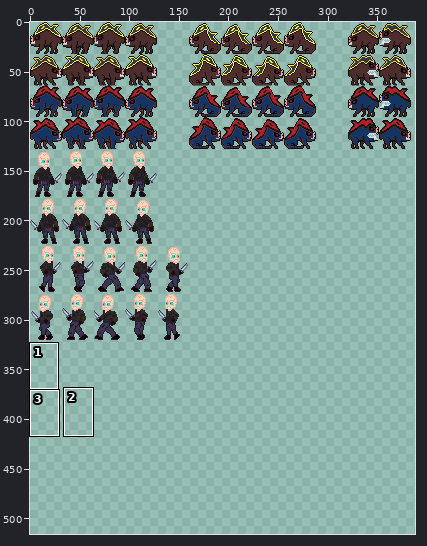
File history of a sprite sheet, src/res/spritesheets/enemy/spritesheetEnemy.png. The first picture is a wide view before the edit; the outline marks the close-up.
Close-up. Earlier state:
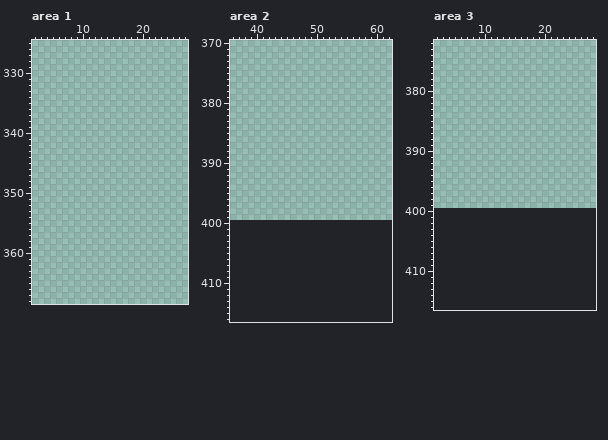
The file is 400x400 pixels. Pixels under 10% opacity are left out. Colours within 5 levels of each other are drawn and written as one. Shown: area 1: x 2..27, y 325..368; area 2: x 36..62, y 370..416; area 3: x 2..28, y 372..416. The old version is drawn lined up with the new one, on the new canvas. The wide view leaves out empty margins. The commit also changed other parts of the picture, which this record leaves out.
New version:
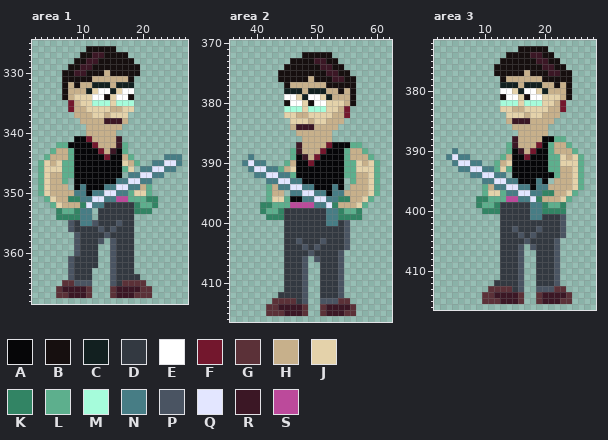
Palette (. is transparent): A #060608  B #160f0f  C #122020  D #333941  E #ffffff  F #73172d  G #5b3138  H #c7b08b  J #e4d2aa  K #328464  L #5daf8d  M #a6fcdb  N #477d85  P #4a5462  Q #e3e6ff  R #3b1725  S #bc4a9b
The edit:
canvas 400x400 -> 500x600
Area 1:
y 326: x 11..15 ..... -> BBBBB
y 327: x 10..17 ........ -> BBRRBBBB
y 328: x 9..18 .......... -> BBRRBBBBBB
y 329: x 8..19 ............ -> BBRRBBBBBBBB
y 330: x 7..19 ............. -> BBRRBBBHBBBBB
y 331: x 7..18 ............ -> BBBBBHHHHHHB
y 332: x 7..18 ............ -> BHBHHCCCHCCC
y 333: x 7..18 ............ -> BHHHCJEECJEE
y 334: x 7..18 ............ -> BHJJJEEBJEEB
y 335: x 8..18 ........... -> FHJJMMMJMMM
y 336: x 8..18 ........... -> FHHJJJJHHJJ
y 337: x 9..17 ......... -> HHHJJHJJJ
y 338: x 10..17 ........ -> HHHHRRRH
y 339: x 11..16 ...... -> HHHHHH
y 340: x 11..15 ..... -> HHHHH
y 341: x 9..16 ........ -> AAFHHHHR
y 342: x 6..17 ............ -> LLAAAAFHHHRL
y 343: x 5..17 ............. -> LHHLAAAAFHRAL
y 344: x 4..18 ............... -> LHHHLAAAAAFAAHL; x 24..26 ... -> NNN
y 345: x 3..19 ................. -> LJHJLLAAAAAAAAJHL; x 22..26 ..... -> NNQQN
y 346: x 3..18 ................ -> LJJJLLAAAAAAAALJ; x 20..25 ...... -> NNQQNN
y 347: x 3..16 .............. -> LJHHLLAAAAAAAA; x 18..23 ...... -> NNQQNN
y 348: x 3..7 ..... -> LJHHL; x 9..21 ............. -> AAAAAAANNQQNN
y 349: x 3..7 ..... -> LJHHH; x 9..21 ............. -> ANAAANNQQNNHL
y 350: x 3..21 ................... -> LJHHHHNNANNQQNNLJJL
y 351: x 4..22 ................... -> LJHHKKNNQQNNSSLLLKK
y 352: x 5..22 .................. -> LJHHHKQNNDDDDDKLLK
y 353: x 6..11 ...... -> KLLKNN; x 13..21 ......... -> DDDDDDKKK
y 354: x 6..11 ...... -> KKKKNN; x 13..18 ...... -> DDDDDD
y 355: x 8..18 ........... -> PDNNPDDDPDD
y 356: x 8..18 ........... -> PDDDDPDPDDD
y 357: x 9..18 .......... -> PDDDDPDDDD
y 358: x 9..13 ..... -> PDDDP; x 15..18 .... -> PDDD
y 359..360: x 9..12 .... -> PDDD; x 15..18 .... -> PDDD
y 361..362: x 8..12 ..... -> PDDDD; x 15..18 .... -> PDDD
y 363: x 8..11 .... -> PDDD; x 15..18 .... -> PDDD
y 364: x 8..11 .... -> PDDD; x 15..19 ..... -> PDDDD
y 365: x 7..11 ..... -> GGPPP; x 15..20 ...... -> PDGGGG
y 366: x 6..11 ...... -> GRRRRG; x 15..21 ....... -> GRRRRGG
y 367: x 6..11 ...... -> GGRRRG; x 15..21 ....... -> GRRRGGG
Area 2:
y 372: x 48..52 ..... -> BBBBB
y 373: x 46..53 ........ -> BBBBRRBB
y 374: x 45..54 .......... -> BBBBBBRRBB
y 375: x 44..55 ............ -> BBBBBBBBRRBB
y 376: x 44..56 ............. -> BBBBBHBBBRRBB
y 377: x 45..56 ............ -> BHHHHHHBBBBB
y 378: x 45..56 ............ -> CCCHCCCHHBHB
y 379: x 45..56 ............ -> EEJCEEJCHHHB
y 380: x 45..56 ............ -> BEEJBEEJJJHB
y 381: x 45..55 ........... -> MMMJMMMJJHF
y 382: x 45..55 ........... -> JJHHJJJJHHF
y 383: x 46..54 ......... -> JJJHJJHHH
y 384: x 46..53 ........ -> HRRRHHHH
y 385: x 47..52 ...... -> HHHHHH
y 386: x 48..52 ..... -> HHHHH
y 387: x 47..57 ........... -> RHHHHFAAALL
y 388: x 46..58 ............. -> LRHHHFAAALHHL
y 389: x 39 . -> N; x 46..59 .............. -> LARHFAAAALHHHL
y 390: x 38..41 .... -> NQNN; x 45..60 ................ -> LHAAFAAAAALLJHJL
y 391: x 39..60 ...................... -> NQQNNLHJAAAAAAAALLJJJL
y 392: x 40..60 ..................... -> NNQQNNLAAAAAAAALLHHJL
y 393: x 42..54 ............. -> NNQQNNAAAAAAA; x 56..60 ..... -> LHHJL
y 394: x 42..54 ............. -> LHNNQQNNAAANA; x 56..60 ..... -> HHHJL
y 395: x 42..44 ... -> LHH; x 46..60 ............... -> NNQQNNANNHHHHJL
y 396: x 42..59 .................. -> LJJLAANNQQNNKKHHJL
y 397: x 41..58 .................. -> KKLLLSSSSNNQKHHHJL
y 398: x 41..57 ................. -> KLLKDDDDDDDNNKLLK
y 399: x 42..57 ................ -> KKKDDDDDDDNNKKKK
y 400: x 45..55 ........... -> DDDDDDDNNDP
y 401..402: x 45..55 ........... -> DDDDDDDDDDP
y 403: x 45..55 ........... -> DDPDDDPDDDP
y 404: x 45..55 ........... -> DDDPDPDDDDP
y 405: x 45..54 .......... -> DDDDPDDDDP
y 406: x 45..48 .... -> DDDP; x 50..54 ..... -> PDDDP
y 407..411: x 45..48 .... -> DDDP; x 51..54 .... -> DDDP
y 412: x 44..48 ..... -> DDDDP; x 51..54 .... -> DDDP
y 413: x 43..48 ...... -> GGGGDP; x 51..55 ..... -> PPPGG
y 414: x 42..48 ....... -> GGRRRRG; x 51..56 ...... -> GRRRRG
y 415: x 42..48 ....... -> GGGRRRG; x 51..56 ...... -> GRRRGG
Area 3:
y 373: x 16..20 ..... -> BBBBB
y 374: x 14..21 ........ -> BBBBRRBB
y 375: x 13..22 .......... -> BBBBBBRRBB
y 376: x 12..23 ............ -> BBBBBBBBRRBB
y 377: x 12..24 ............. -> BBBBBHBBBRRBB
y 378: x 13..24 ............ -> BHHHHHHBBBBB
y 379: x 13..24 ............ -> CCCHCCCHHBHB
y 380: x 13..24 ............ -> EEJCEEJCHHHB
y 381: x 13..24 ............ -> BEEJBEEJJJHB
y 382: x 13..23 ........... -> MMMJMMMJJHF
y 383: x 13..23 ........... -> JJHHJJJJHHF
y 384: x 14..22 ......... -> JJJHJJHHH
y 385: x 14..21 ........ -> HRRRHHHH
y 386: x 15..20 ...... -> HHHHHH
y 387: x 16..20 ..... -> HHHHH
y 388: x 15..23 ......... -> RHHHHAALL
y 389: x 14..24 ........... -> LRHHHFALHHL
y 390: x 5 . -> N; x 14..25 ............ -> LARHFAALHHHL
y 391: x 4..7 .... -> NQNN; x 13..26 .............. -> LHAAFAAALLJHJL
y 392: x 5..9 ..... -> NQQNN; x 12..26 ............... -> LHJAAAAAALLJJJL
y 393: x 6..26 ..................... -> NNQQNNLJLAAAAAALLHHJL
y 394: x 8..13 ...... -> NNQQNN; x 15..26 ............ -> AAAAAAALHHJL
y 395: x 10..20 ........... -> NNQQNNAAANA; x 22..26 ..... -> HHHJL
y 396: x 10..26 ................. -> LHNNQQNNANNHHHHJL
y 397: x 10..25 ................ -> LJJLNNQQNNKKHHJL
y 398: x 9..24 ................ -> KKLLLSSNNQKHHHJL
y 399: x 9..23 ............... -> KLLKDDDDDNNKLLK
y 400: x 10..23 .............. -> KKKDDDDDNNKKKK
y 401: x 13..23 ........... -> DDDDDNNDDDP
y 402: x 13..23 ........... -> DDDDDDDDDDP
y 403: x 13..23 ........... -> DDPDDDPDDDP
y 404: x 13..23 ........... -> DDDPDPDDDDP
y 405: x 13..22 .......... -> DDDDPDDDDP
y 406: x 13..16 .... -> DDDP; x 18..22 ..... -> PDDDP
y 407..411: x 13..16 .... -> DDDP; x 19..22 .... -> DDDP
y 412: x 12..16 ..... -> DDDDP; x 19..22 .... -> DDDP
y 413: x 11..16 ...... -> GGGGDP; x 19..23 ..... -> PPPGG
y 414: x 10..16 ....... -> GGRRRRG; x 19..24 ...... -> GRRRRG
y 415: x 10..16 ....... -> GGGRRRG; x 19..24 ...... -> GRRRGG
Pixel boxes of the changes (left, top, right, bottom) in both close-ups:
added: (38, 46, 182, 298)
added: (242, 52, 380, 316)
added: (446, 46, 584, 304)
